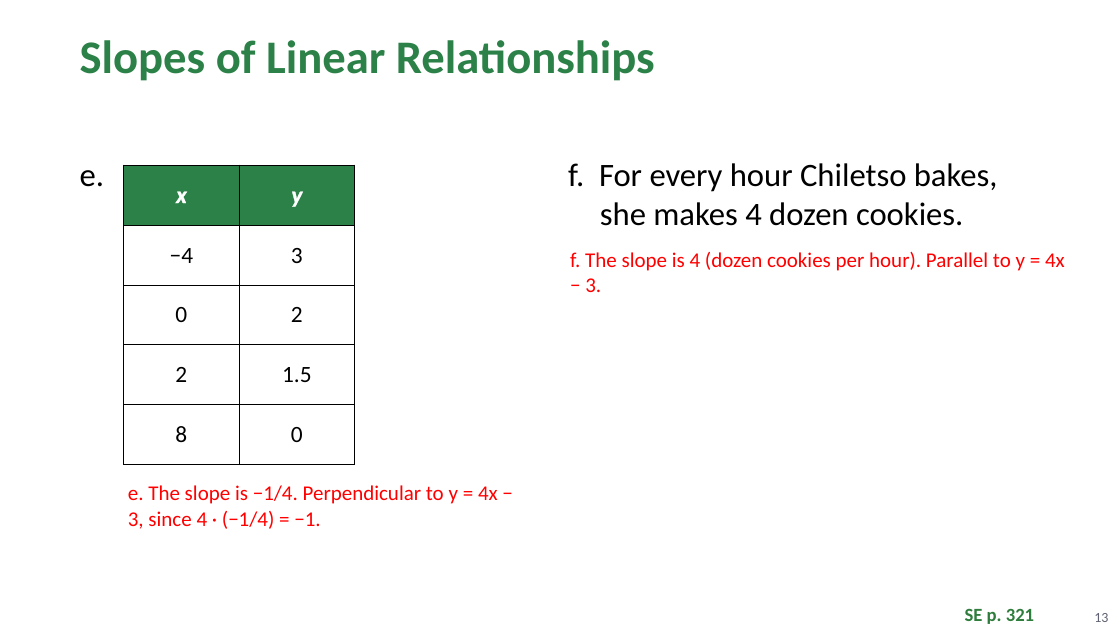
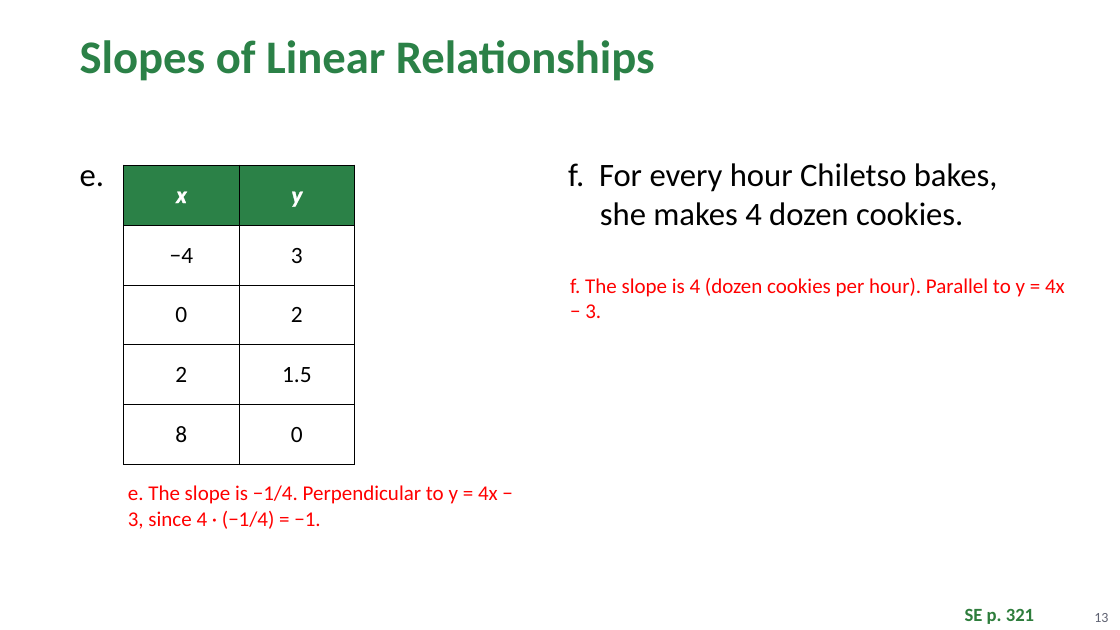
Before and after one commit to Apolloat2022/Algebra1M2U1L4, a slide deck: slide 13 of Module 2 topic 2/BLMathematics_AlgI_M2_T2_L4_LessonSlides_ENG_with_answers.pptx. Drawn at 1120x630 pixels with LibreOffice and Linux fonts; fonts in the diff are those of the drawing; background and template pictures are left out. Boxes give left, top, right and bottom in pixels: in the first picture for what was removed or moved away, otherwise in the second. Text is boxed around its words. In the diff, an @@ line names an element or a change of style, - is before the commit and + after.

```diff
--- a/Module 2 topic 2/BLMathematics_AlgI_M2_T2_L4_LessonSlides_ENG_with_answers.pptx
+++ b/Module 2 topic 2/BLMathematics_AlgI_M2_T2_L4_LessonSlides_ENG_with_answers.pptx
@@ text "f. The slope is 4 ..." moved from (x1=570, y1=252, x2=1065, y2=292) to (x1=570, y1=278, x2=1065, y2=318) @@
```
Also in this commit, not shown: 6 other slides changed, 4 other files.
